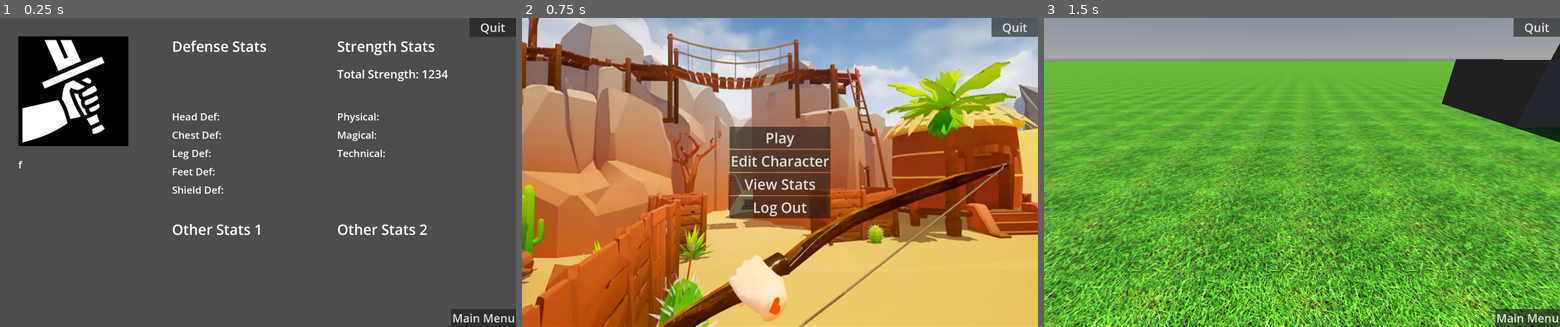
Above: before the commit, frames 1-3 (left to right).
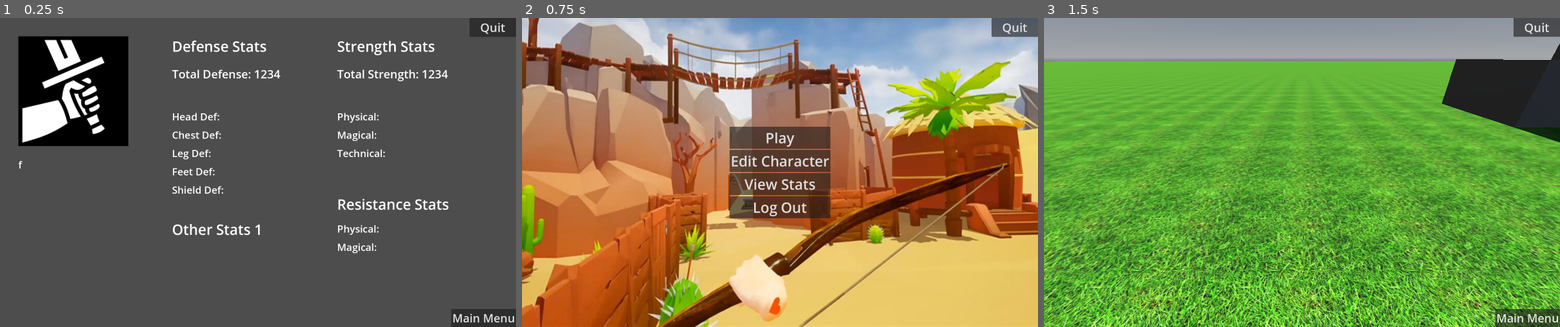
Above: after the commit, the same moments.

Repository: TheQuantifier/Isekai-Dungeons
Game: Godot game, scene res://ui/stats_view/stats_view.tscn
Two runs of this game, one before a commit and one after it. Both use one fixed random seed, a clock stepped at 60 frames per second and the inputs below. This scene is started directly instead of the project's main scene.
Inputs:
- Up to frame 1 (0.25 s): no input
- Up to frame 2 (0.75 s): click "Main Menu" at 0.5 s
- Up to frame 3 (1.5 s): click "Play" at 1.25 s

The runs differ from the first frame. In frame 1, 1.0% of the frame differs, in the area x 33-87%, y 16-77%; in frame 2, nothing differs; in frame 3, nothing differs.
Error in both runs: Invalid access to property or key 'model_path' on a base object of type 'Nil'. (res://scenes/player/player.gd:22)

Commit message:
Added Resistance Stats

Diff:
--- a/core/character/character.gd
+++ b/core/character/character.gd
@@ -26,6 +26,7 @@
 @export var gender: String = "male"  # Options: "male", "female"
 @export var model_path: String = ""
 @export var current_health: int = 10
+@export var current_mana: int = 10
 @export var gold: int = 0
 
 # --- Inventory System ---
@@ -35,6 +36,7 @@
 # --- Stat Maps ---
 @export var strength_stats: Dictionary = {}
 @export var defense_stats: Dictionary = {}
+@export var resistance_stats: Dictionary = {}
 
 func _init() -> void:
 	backpack = Backpack.new(30, self)
@@ -43,6 +45,9 @@
 		strength_stats[s_type] = 0
 	for d_type in StatTypes.DefenseType.values():
 		defense_stats[d_type] = 0
+	for r_type in StatTypes.ResistanceType.values():
+		resistance_stats[r_type] = 0
+
 
 # ---------- Stat Manipulation ----------
 func add_gold(amount: int) -> void:
@@ -53,6 +58,10 @@
 	current_health += amount
 	emit_signal("health_changed", current_health)
 
+func add_mana(amount: int) -> void:
+	current_mana += amount
+	emit_signal("mana_changed", current_mana)
+
 func get_strength(s_type: int) -> int:
 	return strength_stats.get(s_type, 0)
 
@@ -64,10 +73,22 @@
 
 func add_defense(d_type: int, amount: int) -> void:
 	defense_stats[d_type] = get_defense(d_type) + amount
+
+func get_resistance(type: int) -> int:
+	return resistance_stats.get(type, 0)
+
+func add_resistance(type: int, percent: int) -> void:
+	resistance_stats[type] = get_resistance(type) + percent
 
 func get_total_defense() -> int:
 	var total := 0
 	for value in defense_stats.values():
+		total += value
+	return total
+
+func get_total_strength() -> int:
+	var total := 0
+	for value in strength_stats.values():
 		total += value
 	return total
 
@@ -163,10 +184,13 @@
 # ---------- Stat Reset ----------
 func reset_stats() -> void:
 	for s_type in StatTypes.StrengthType.values():
-		strength_stats[s_type] = 0
+		strength_stats[s_type] = 1
 	for d_type in StatTypes.DefenseType.values():
-		defense_stats[d_type] = 0
+		defense_stats[d_type] = 1
+	for r_type in StatTypes.ResistanceType.values():
+		resistance_stats[r_type] = 0
 	current_health = 10
+	current_mana = 10
 	gold = 0
 	emit_signal("health_changed", current_health)
 	emit_signal("gold_changed", gold)
@@ -193,6 +217,10 @@
 	for k in defense_stats.keys():
 		s += "%s: %d\n" % [str(k), defense_stats[k]]
 
+	s += "\n-- Resistances --\n"
+	for k in resistance_stats.keys():
+		s += "%s: %d%%\n" % [str(k).capitalize(), resistance_stats[k]]
+
 	s += "\n-- Equipped Items --\n"
 	for item in equipped_items:
 		s += "%s | +Health: %d, +Strength: %d\n" % [item.item_id, item.health_mod, item.strength_mod]
--- a/core/stats/stat_types.gd
+++ b/core/stats/stat_types.gd
@@ -4,3 +4,4 @@
 
 enum StrengthType { PHYSICAL, MAGICAL, TECHNICAL }
 enum DefenseType { HEAD, CHEST, LEG, FEET, SHIELD }
+enum ResistanceType { PHYSICAL, MAGICAL }
--- a/ui/stats_view/stats_view.gd
+++ b/ui/stats_view/stats_view.gd
@@ -21,13 +21,18 @@
 @onready var chest_def_label = get_node("DefenseStats/DefEnums/ChestDefLabel")
 @onready var leg_def_label = get_node("DefenseStats/DefEnums/LegDefLabel")
 @onready var feet_def_label = get_node("DefenseStats/DefEnums/FeetDefLabel")
-@onready var shield_def_label = get_node("DefenseStats/DefEnums/ShieldDefLabel")  # ✅ fixed name
+@onready var shield_def_label = get_node("DefenseStats/DefEnums/ShieldDefLabel")
 
 # --- Strength Stats ---
 @onready var physical_strength_label = get_node("StrengthStats/StrengthEnums/PhysicalStrengthLabel")
 @onready var magical_strength_label = get_node("StrengthStats/StrengthEnums/MagicalStrengthLabel")
 @onready var technical_strength_label = get_node("StrengthStats/StrengthEnums/TechnicalStrengthLabel")
-@onready var total_strength_label = get_node("StrengthStats/TotalStrengthLabel")  # Optional placeholder
+@onready var total_strength_label = get_node("StrengthStats/TotalStrengthLabel")
+
+
+# --- Resistance Stats ---
+@onready var physical_resistance_label = get_node("ResistanceStats/ResistanceEnums/PhysicalResistanceLabel")
+@onready var magical_resistance_label = get_node("ResistanceStats/ResistanceEnums/MagicalResistanceLabel")
 
 func _ready() -> void:
 	if game_manager.current_character:
@@ -64,22 +69,22 @@
 	age_label.text = "Age:  " + str(c.char_age)
 
 	health_label.text = "Health:  " + str(c.current_health)
-	mana_label.text = "Mana: TBA" #+ str(c.mana)  # TODO
+	mana_label.text = "Mana: " + str(c.current_mana)
 	wealth_label.text = "Gold:  " + str(c.gold)
 
 	total_defense_label.text = "Total Defense:   " + str(c.get_total_defense())
-
 	head_def_label.text = str(c.get_defense(StatTypes.DefenseType.HEAD))
 	chest_def_label.text = str(c.get_defense(StatTypes.DefenseType.CHEST))
 	leg_def_label.text = str(c.get_defense(StatTypes.DefenseType.LEG))
 	feet_def_label.text = str(c.get_defense(StatTypes.DefenseType.FEET))
 	shield_def_label.text = str(c.get_defense(StatTypes.DefenseType.SHIELD))
 
+	total_strength_label.text = "Total Strength:  " + str(c.get_total_strength())
 	physical_strength_label.text = str(c.get_strength(StatTypes.StrengthType.PHYSICAL))
 	magical_strength_label.text = str(c.get_strength(StatTypes.StrengthType.MAGICAL))
 	technical_strength_label.text = str(c.get_strength(StatTypes.StrengthType.TECHNICAL))
 
-	total_strength_label.text = "Total Strength: TBA"  # TODO: implement total strength calc
-
+	physical_resistance_label.text = str(c.get_resistance(StatTypes.ResistanceType.PHYSICAL)) + "%"
+	magical_resistance_label.text = str(c.get_resistance(StatTypes.ResistanceType.MAGICAL)) + "%"
 func _on_button_pressed() -> void:
 	game_manager.go_to_main_menu()
--- a/ui/stats_view/stats_view.tscn
+++ b/ui/stats_view/stats_view.tscn
@@ -46,6 +46,7 @@
 texture = ExtResource("2_avxw4")
 
 [node name="GenderLabel" type="Label" parent="MainInfo"]
+layout_mode = 0
 offset_left = 64.0
 offset_top = 552.0
 offset_right = 448.0
@@ -53,6 +54,7 @@
 theme_override_font_sizes/font_size = 35
 
 [node name="AgeLabel" type="Label" parent="MainInfo"]
+layout_mode = 0
 offset_left = 64.0
 offset_top = 616.0
 offset_right = 448.0
@@ -67,6 +69,7 @@
 offset_bottom = 1080.0
 
 [node name="HealthLabel" type="Label" parent="MainStats"]
+layout_mode = 0
 offset_left = 64.0
 offset_top = 32.0
 offset_right = 448.0
@@ -74,6 +77,7 @@
 theme_override_font_sizes/font_size = 35
 
 [node name="ManaLabel" type="Label" parent="MainStats"]
+layout_mode = 0
 offset_left = 64.0
 offset_top = 96.0
 offset_right = 448.0
@@ -81,6 +85,7 @@
 theme_override_font_sizes/font_size = 35
 
 [node name="WealthLabel" type="Label" parent="MainStats"]
+layout_mode = 0
 offset_left = 64.0
 offset_top = 160.0
 offset_right = 448.0
@@ -94,6 +99,7 @@
 offset_bottom = 704.0
 
 [node name="DefenseStatsLabel" type="Label" parent="DefenseStats"]
+layout_mode = 0
 offset_left = 56.0
 offset_top = 64.0
 offset_right = 504.0
@@ -102,11 +108,13 @@
 text = "Defense Stats"
 
 [node name="TotalDefenseLabel" type="Label" parent="DefenseStats"]
+layout_mode = 0
 offset_left = 56.0
 offset_top = 168.0
 offset_right = 440.0
 offset_bottom = 232.0
 theme_override_font_sizes/font_size = 40
+text = "Total Defense: 1234"
 
 [node name="DefEnums" type="Control" parent="DefenseStats"]
 anchors_preset = 0
@@ -116,12 +124,14 @@
 offset_bottom = 640.0
 
 [node name="HeadLabel" type="Label" parent="DefenseStats/DefEnums"]
+layout_mode = 0
 offset_right = 192.0
 offset_bottom = 64.0
 theme_override_font_sizes/font_size = 35
 text = "Head Def:"
 
 [node name="HeadDefLabel" type="Label" parent="DefenseStats/DefEnums"]
+layout_mode = 0
 offset_left = 192.0
 offset_right = 384.0
 offset_bottom = 64.0
@@ -129,6 +139,7 @@
 horizontal_alignment = 2
 
 [node name="ChestLabel" type="Label" parent="DefenseStats/DefEnums"]
+layout_mode = 0
 offset_top = 64.0
 offset_right = 192.0
 offset_bottom = 128.0
@@ -136,6 +147,7 @@
 text = "Chest Def:"
 
 [node name="ChestDefLabel" type="Label" parent="DefenseStats/DefEnums"]
+layout_mode = 0
 offset_left = 192.0
 offset_top = 64.0
 offset_right = 384.0
@@ -144,6 +156,7 @@
 horizontal_alignment = 2
 
 [node name="LegLabel" type="Label" parent="DefenseStats/DefEnums"]
+layout_mode = 0
 offset_top = 128.0
 offset_right = 192.0
 offset_bottom = 192.0
@@ -151,6 +164,7 @@
 text = "Leg Def:"
 
 [node name="LegDefLabel" type="Label" parent="DefenseStats/DefEnums"]
+layout_mode = 0
 offset_left = 192.0
 offset_top = 127.0
 offset_right = 384.0
@@ -159,6 +173,7 @@
 horizontal_alignment = 2
 
 [node name="FeetLabel" type="Label" parent="DefenseStats/DefEnums"]
+layout_mode = 0
 offset_top = 192.0
 offset_right = 192.0
 offset_bottom = 256.0
@@ -166,6 +181,7 @@
 text = "Feet Def:"
 
 [node name="FeetDefLabel" type="Label" parent="DefenseStats/DefEnums"]
+layout_mode = 0
 offset_left = 192.0
 offset_top = 191.0
 offset_right = 384.0
@@ -174,6 +190,7 @@
 horizontal_alignment = 2
 
 [node name="ShieldLabel" type="Label" parent="DefenseStats/DefEnums"]
+layout_mode = 0
 offset_top = 256.0
 offset_right = 192.0
 offset_bottom = 320.0
@@ -181,6 +198,7 @@
 text = "Shield Def:"
 
 [node name="ShieldDefLabel" type="Label" parent="DefenseStats/DefEnums"]
+layout_mode = 0
 offset_left = 192.0
 offset_top = 256.0
 offset_right = 384.0
@@ -196,6 +214,7 @@
 offset_bottom = 704.0
 
 [node name="StrengthStatsLabel" type="Label" parent="StrengthStats"]
+layout_mode = 0
 offset_left = 56.0
 offset_top = 64.0
 offset_right = 560.0
@@ -204,6 +223,7 @@
 text = "Strength Stats"
 
 [node name="TotalStrengthLabel" type="Label" parent="StrengthStats"]
+layout_mode = 0
 offset_left = 56.0
 offset_top = 168.0
 offset_right = 443.0
@@ -220,12 +240,14 @@
 offset_bottom = 640.0
 
 [node name="PhysicalLabel" type="Label" parent="StrengthStats/StrengthEnums"]
+layout_mode = 0
 offset_right = 192.0
 offset_bottom = 64.0
 theme_override_font_sizes/font_size = 35
 text = "Physical:"
 
 [node name="PhysicalStrengthLabel" type="Label" parent="StrengthStats/StrengthEnums"]
+layout_mode = 0
 offset_left = 192.0
 offset_right = 384.0
 offset_bottom = 64.0
@@ -233,6 +255,7 @@
 horizontal_alignment = 2
 
 [node name="MagicalLabel" type="Label" parent="StrengthStats/StrengthEnums"]
+layout_mode = 0
 offset_top = 64.0
 offset_right = 192.0
 offset_bottom = 128.0
@@ -240,6 +263,7 @@
 text = "Magical:"
 
 [node name="MagicalStrengthLabel" type="Label" parent="StrengthStats/StrengthEnums"]
+layout_mode = 0
 offset_left = 192.0
 offset_top = 64.0
 offset_right = 384.0
@@ -248,6 +272,7 @@
 horizontal_alignment = 2
 
 [node name="TechnicalLabel" type="Label" parent="StrengthStats/StrengthEnums"]
+layout_mode = 0
 offset_top = 128.0
 offset_right = 192.0
 offset_bottom = 192.0
@@ -255,10 +280,59 @@
 text = "Technical:"
 
 [node name="TechnicalStrengthLabel" type="Label" parent="StrengthStats/StrengthEnums"]
+layout_mode = 0
 offset_left = 192.0
 offset_top = 127.0
 offset_right = 384.0
 offset_bottom = 191.0
+theme_override_font_sizes/font_size = 35
+horizontal_alignment = 2
+
+[node name="ResistanceStats" type="Control" parent="."]
+anchors_preset = 0
+offset_left = 1176.0
+offset_top = 616.0
+offset_right = 1680.0
+offset_bottom = 992.0
+
+[node name="OtherStats1Label" type="Label" parent="ResistanceStats"]
+layout_mode = 0
+offset_right = 456.0
+offset_bottom = 69.0
+theme_override_font_sizes/font_size = 50
+text = "Resistance Stats"
+
+[node name="ResistanceEnums" type="Control" parent="ResistanceStats"]
+anchors_preset = 0
+offset_top = 96.0
+offset_right = 376.0
+offset_bottom = 320.0
+
+[node name="PhysicalLabel" type="Label" parent="ResistanceStats/ResistanceEnums"]
+offset_right = 192.0
+offset_bottom = 64.0
+theme_override_font_sizes/font_size = 35
+text = "Physical:"
+
+[node name="PhysicalResistanceLabel" type="Label" parent="ResistanceStats/ResistanceEnums"]
+offset_left = 192.0
+offset_right = 384.0
+offset_bottom = 64.0
+theme_override_font_sizes/font_size = 35
+horizontal_alignment = 2
+
+[node name="MagicalLabel" type="Label" parent="ResistanceStats/ResistanceEnums"]
+offset_top = 64.0
+offset_right = 192.0
+offset_bottom = 128.0
+theme_override_font_sizes/font_size = 35
+text = "Magical:"
+
+[node name="MagicalResistanceLabel" type="Label" parent="ResistanceStats/ResistanceEnums"]
+offset_left = 192.0
+offset_top = 64.0
+offset_right = 384.0
+offset_bottom = 128.0
 theme_override_font_sizes/font_size = 35
 horizontal_alignment = 2
 
@@ -271,26 +345,14 @@
 offset_bottom = 1080.0
 
 [node name="OtherStats1Label" type="Label" parent="OtherStats1"]
+layout_mode = 0
 offset_left = 56.0
 offset_right = 504.0
 offset_bottom = 69.0
 theme_override_font_sizes/font_size = 50
 text = "Other Stats 1"
 
-[node name="OtherStats2" type="Control" parent="."]
-anchors_preset = 0
-offset_left = 1176.0
-offset_top = 704.0
-offset_right = 1680.0
-offset_bottom = 1080.0
-
-[node name="OtherStats1Label" type="Label" parent="OtherStats2"]
-offset_right = 456.0
-offset_bottom = 69.0
-theme_override_font_sizes/font_size = 50
-text = "Other Stats 2"
-
-[node name="Button" type="Button" parent="."]
+[node name="MainMenuButton" type="Button" parent="."]
 layout_mode = 1
 anchors_preset = 3
 anchor_left = 1.0
@@ -304,4 +366,4 @@
 theme_override_font_sizes/font_size = 40
 text = "Main Menu"
 
-[connection signal="pressed" from="Button" to="." method="_on_button_pressed"]
+[connection signal="pressed" from="MainMenuButton" to="." method="_on_button_pressed"]
